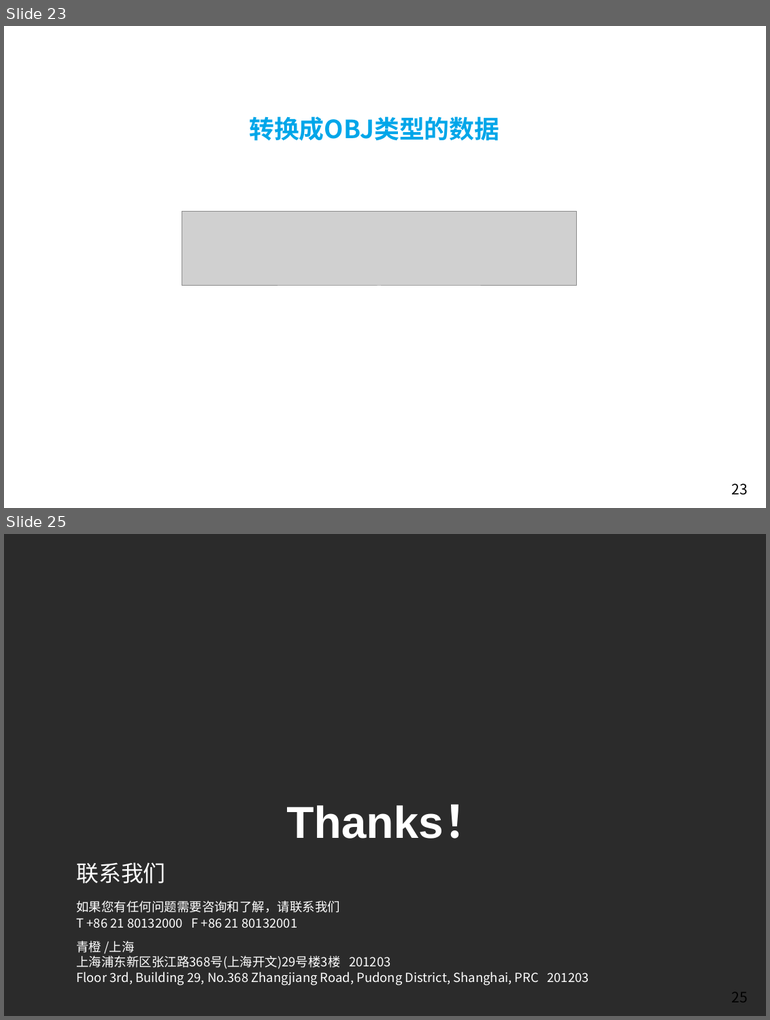
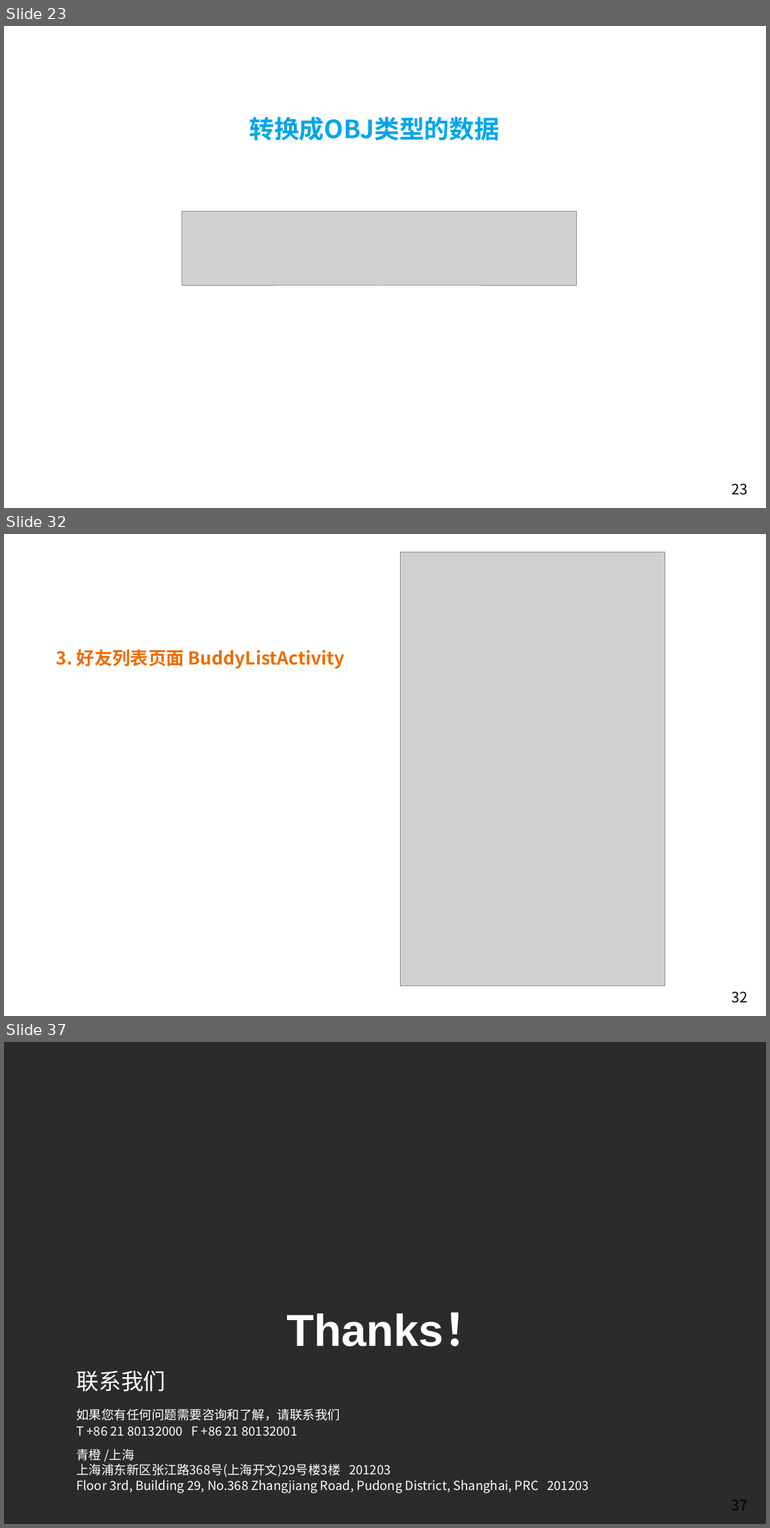
Before and after one commit to Easyhood/IM, a slide deck: 说明文档/IM即时通信总结.pptx. Shown one above the other, each under a label of ours: slides 23 and 25 before the commit, slides 23, 32 and 37 after it; the slides between them are not shown. The pictures are 770x1020 and 770x1528 pixels, drawn with LibreOffice and Linux fonts; fonts in the diff are those of the drawing; grey boxes stand for pictures; background and template pictures are left out; a plain dark background stands for a picture behind light text. Boxes give left, top, right and bottom in pixels: in the first picture for what was removed or moved away, otherwise in the second. Text is boxed around its words. In the diff, an @@ line names an element or a change of style, - is before the commit and + after.

```diff
--- a/说明文档/IM即时通信总结.pptx
+++ b/说明文档/IM即时通信总结.pptx
@@ slide 32 added at box(4, 534, 766, 1016), background picture (left out); not listed: 1 template element that a slide beside it also shows @@
@@ picture added at box(400, 552, 664, 986) @@
@@ text added at box(56, 649, 345, 669), 20 pt, text #ED6C00, bold @@
+3. 好友列表页面 BuddyListActivity
@@ what was slide 25 is now slide 37 @@
@@ page number at box(732, 1500, 747, 1511): text changed @@
-25
+37
```
Also in this commit, not shown: 12 other slides added, 2 slides removed, 3 other files.
